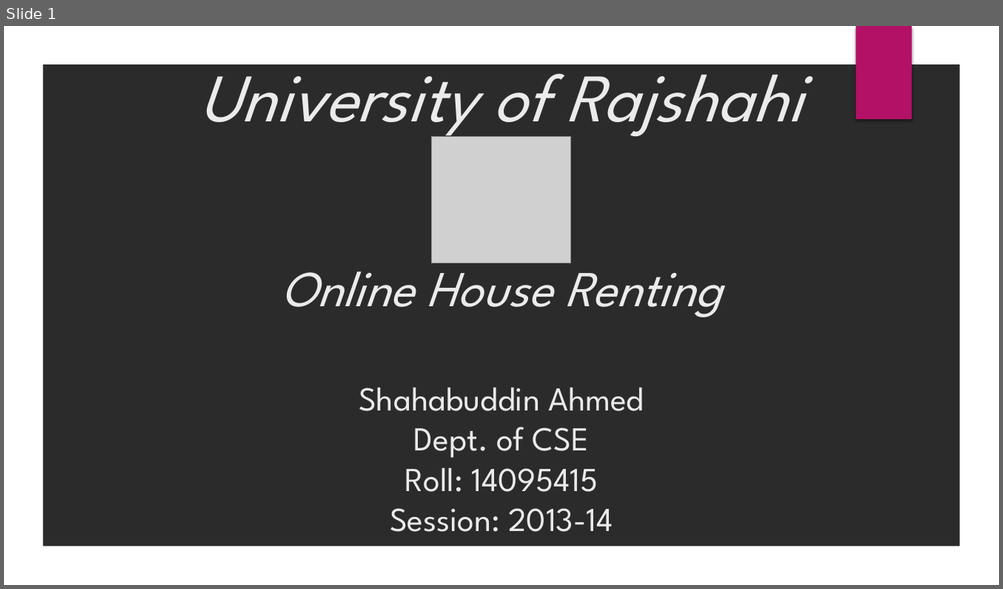
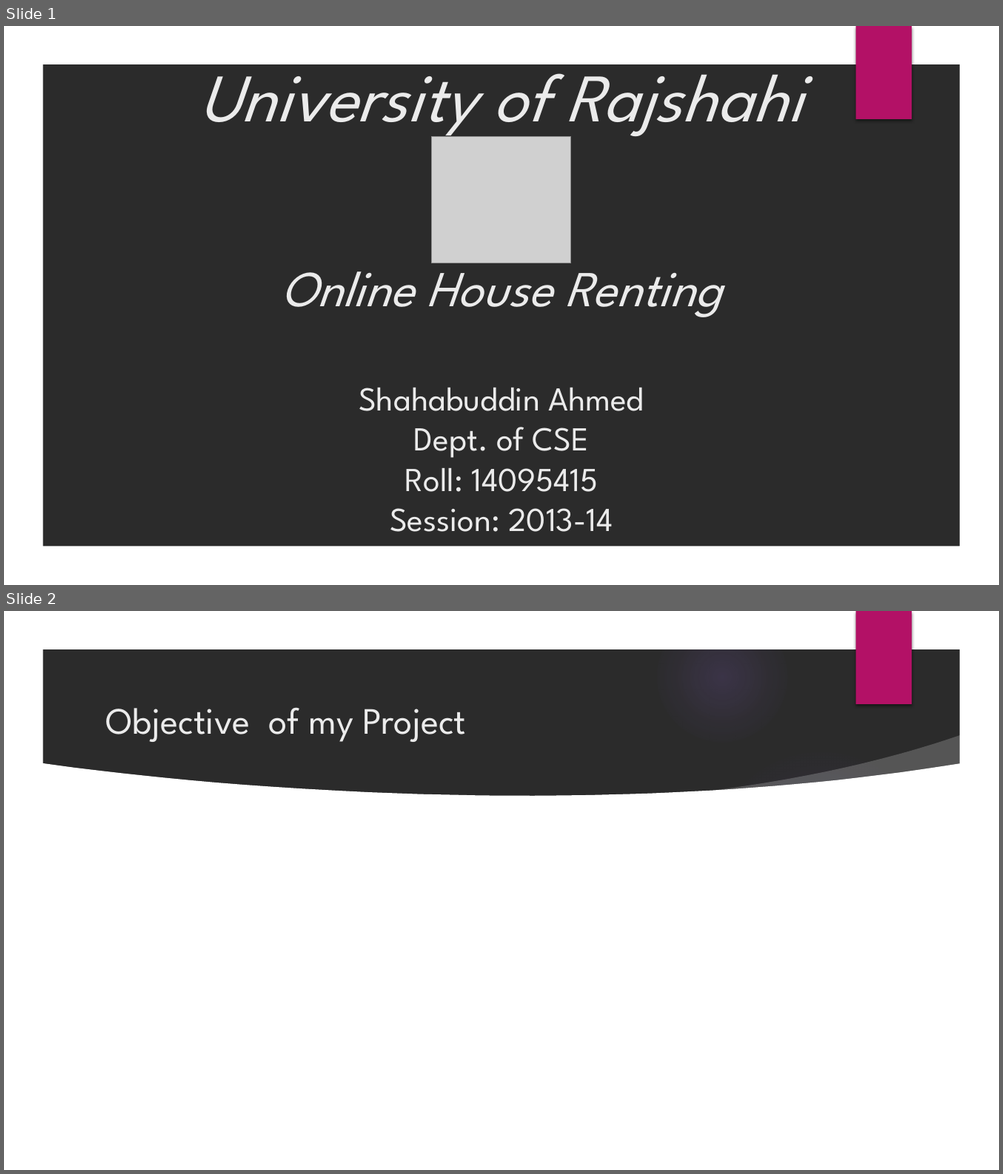
Before and after one commit to ShahabuddinAhmed/Presentation, a slide deck: HouseRenting.pptx. Shown one above the other, each under a label of ours: slide 1 before the commit, slides 1 and 2 after it. The pictures are 1003x589 and 1003x1174 pixels, drawn with LibreOffice and Linux fonts; fonts in the diff are those of the drawing; grey boxes stand for pictures; background and template pictures are left out; a plain dark background stands for a picture behind light text. Boxes give left, top, right and bottom in pixels: in the first picture for what was removed or moved away, otherwise in the second. Text is boxed around its words. In the diff, an @@ line names an element or a change of style, - is before the commit and + after.

```diff
--- a/HouseRenting.pptx
+++ b/HouseRenting.pptx
@@ slide 2 added at [4,611,999,1170], background picture (left out); not listed: 2 template elements that a slide beside it also shows @@
@@ title added at [105,707,466,742], 36 pt, text #EBEBEB @@
+Objective of my Project
@@ group added at [4,612,967,1170]: 5 ellipses, 2 freeform shapes @@
```
Also in this commit, not shown: 2 other slides added, 1 slide removed.
